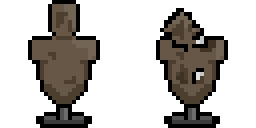
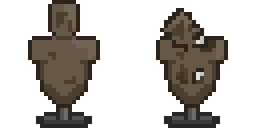
The second 256×128 image is a revision of the first. Changes to its layers:
removed layer "Lager 4" over [left=160, top=8, right=216, bottom=84]
painted on "Lager 3" over [left=28, top=0, right=228, bottom=128]
painted on "Lager 2" over [left=28, top=0, right=100, bottom=128]
